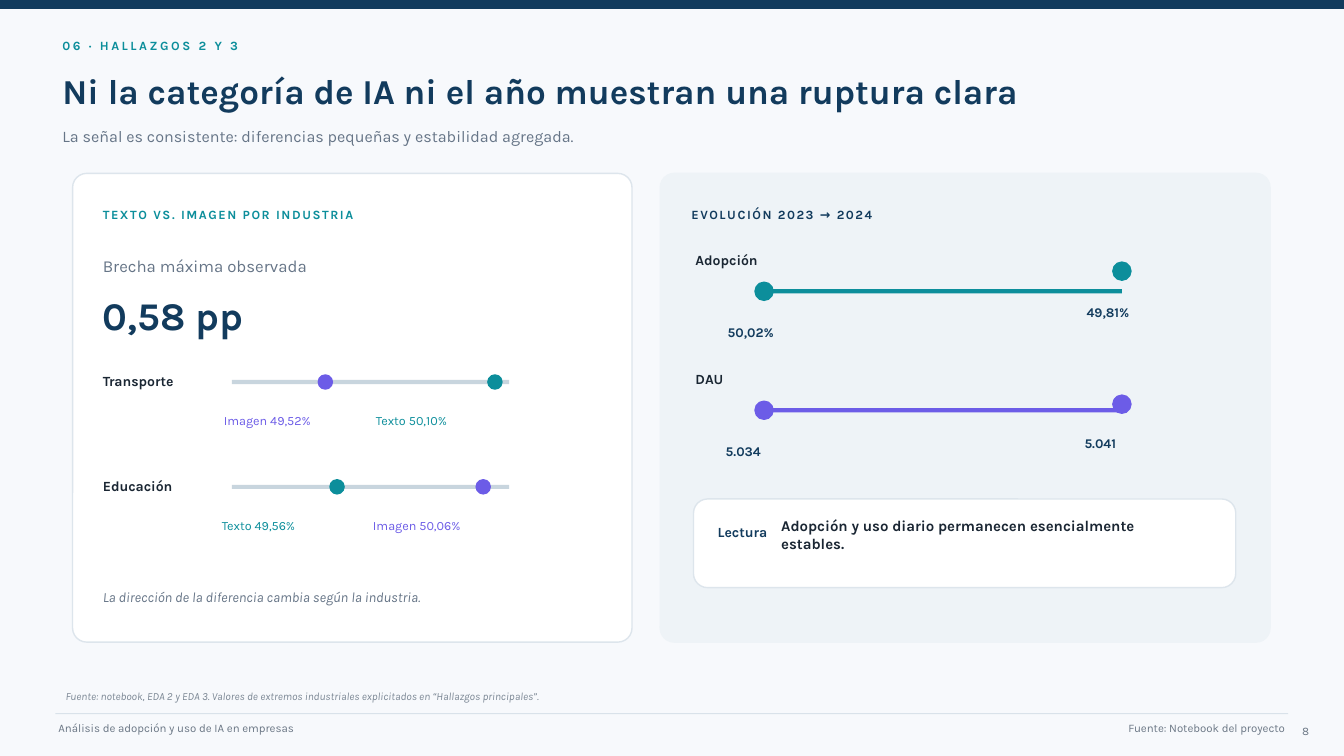
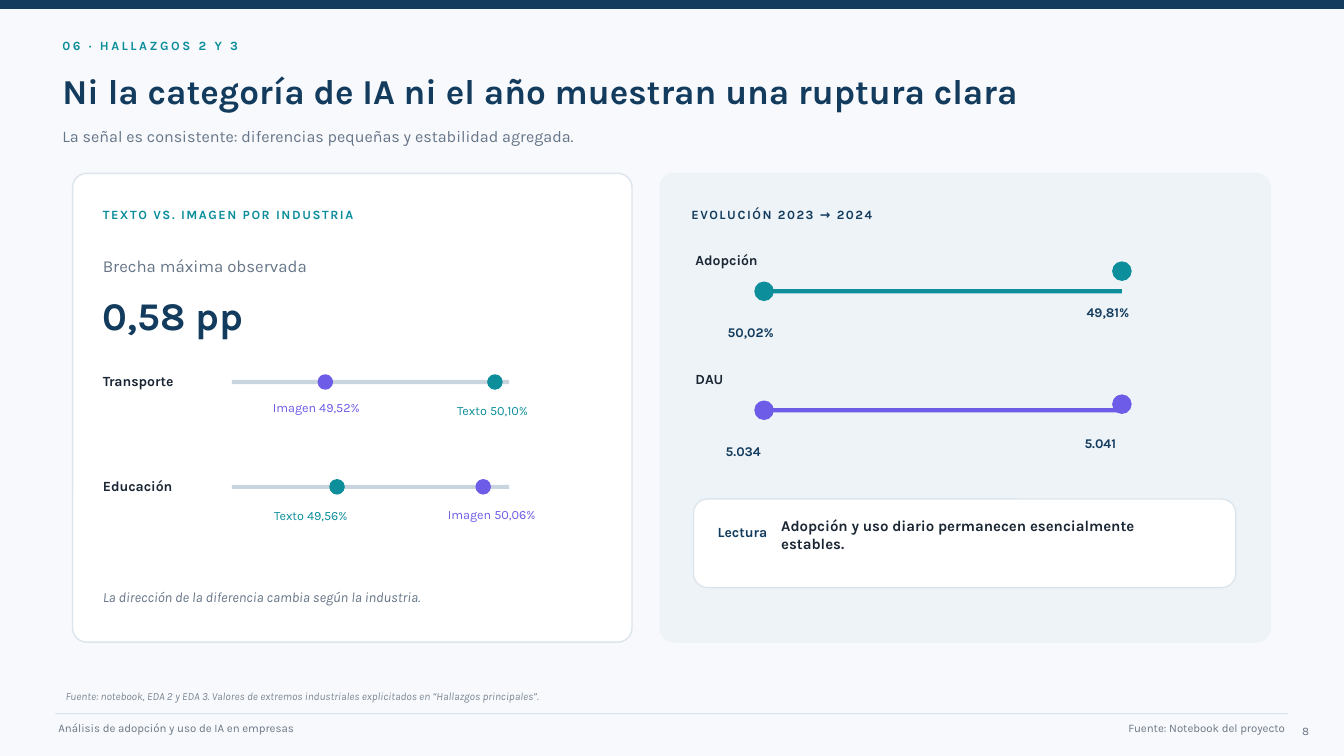
Before and after one commit to Amarilla-Agustin/Final-proyect, a slide deck: slide 8 of presentacion/Presentacion.pptx. Drawn at 1344x756 pixels with LibreOffice and Linux fonts; fonts in the diff are those of the drawing. Boxes give left, top, right and bottom in pixels: in the first picture for what was removed or moved away, otherwise in the second. Text is boxed around its words. In the diff, an @@ line names an element or a change of style, - is before the commit and + after.

```diff
--- a/presentacion/Presentacion.pptx
+++ b/presentacion/Presentacion.pptx
@@ text "Imagen 49,52%": place and size @@
-text "Imagen 49,52%" at [224,417,311,428]
+text "Imagen 49,52%" at [273,404,360,415]
@@ text "Texto 50,10%": place and size @@
-text "Texto 50,10%" at [376,417,447,427]
+text "Texto 50,10%" at [457,407,528,417]
@@ text "Texto 49,56%": place and size @@
-text "Texto 49,56%" at [222,522,295,531]
+text "Texto 49,56%" at [274,512,347,522]
@@ text "Imagen 50,06%": place and size @@
-text "Imagen 50,06%" at [373,522,460,533]
+text "Imagen 50,06%" at [448,511,535,522]
```
Also in this commit, not shown: 4 other slides changed.
